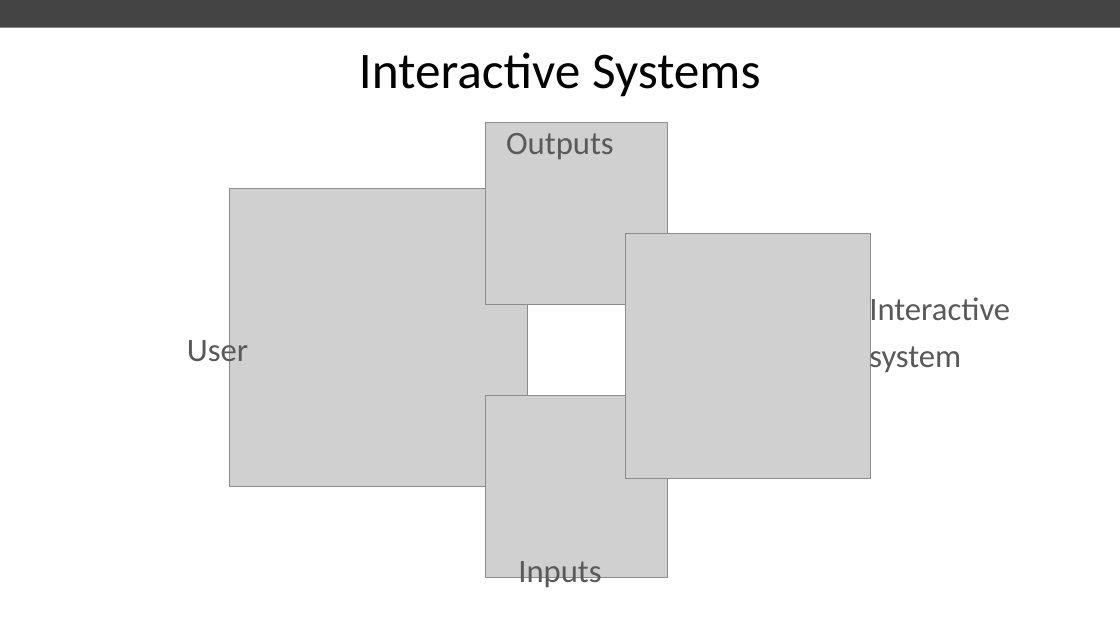
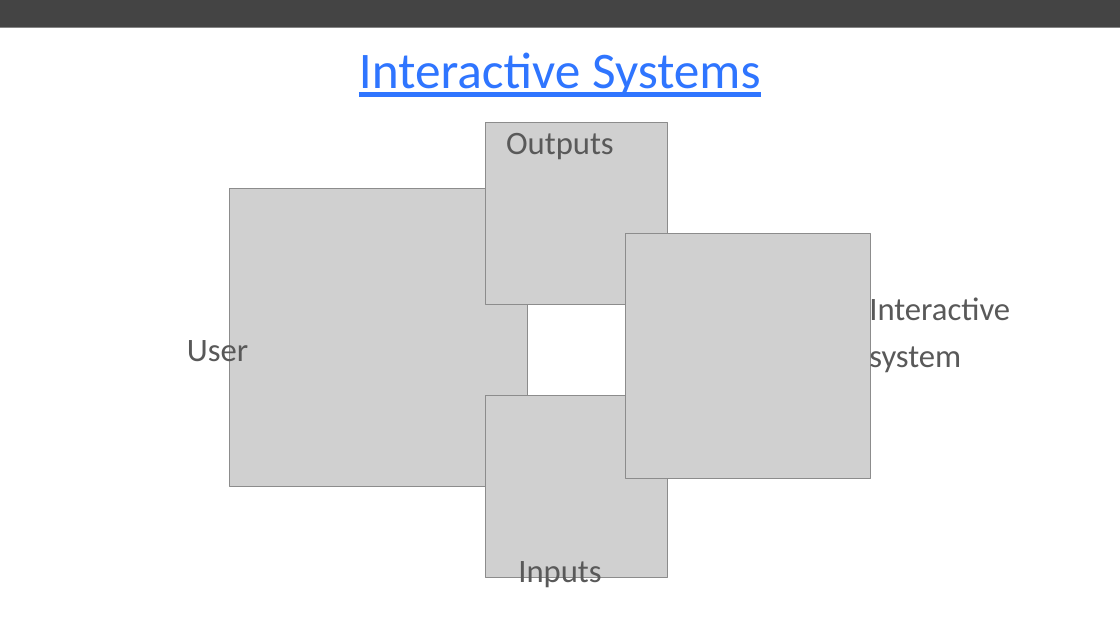
Before and after one commit to wesleybeckner/technin510, a slide deck: slide 4 of technin510/Week 1/Technin510 P1 Welcome to 510.pptx. Drawn at 1120x630 pixels with LibreOffice and Linux fonts; fonts in the diff are those of the drawing; grey boxes stand for pictures. Boxes give left, top, right and bottom in pixels: in the first picture for what was removed or moved away, otherwise in the second. Text is boxed around its words. In the diff, an @@ line names an element or a change of style, - is before the commit and + after.

```diff
--- a/technin510/Week 1/Technin510 P1 Welcome to 510.pptx
+++ b/technin510/Week 1/Technin510 P1 Welcome to 510.pptx
@@ text "Interactive Systems" at (359,52,761,97): text colour #000000 to #2F75FF, underline on @@
```
Also in this commit, not shown: 10 other slides changed, 7 slides added, 18 other files.
